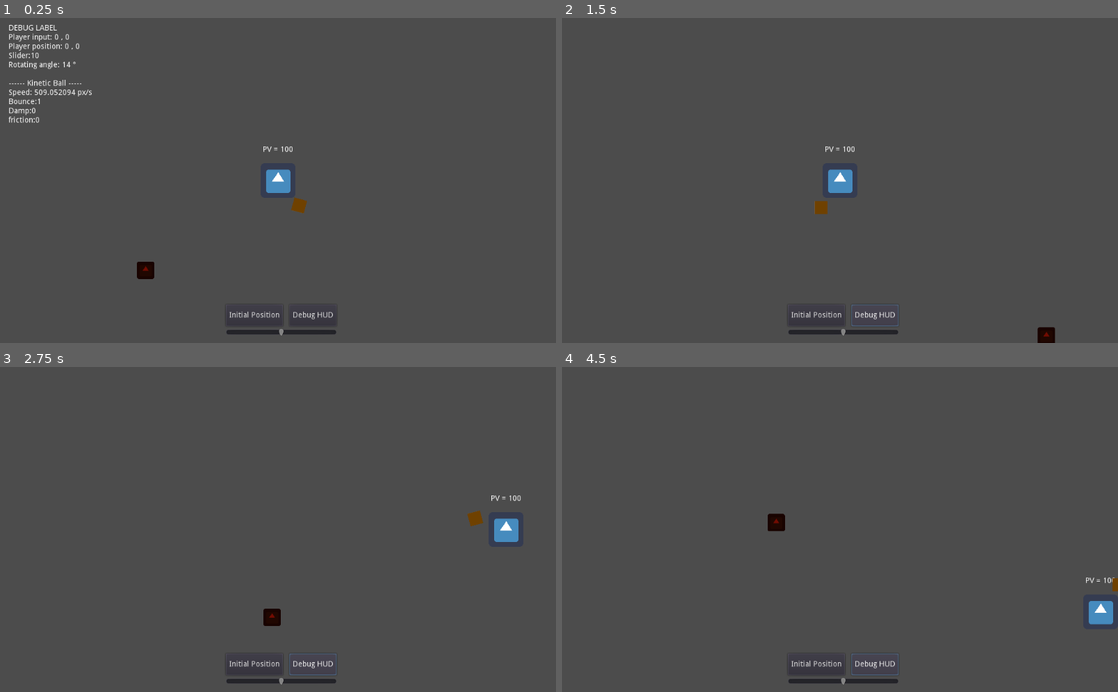
Above: before the commit, frames 1-4 (two rows, left to right).
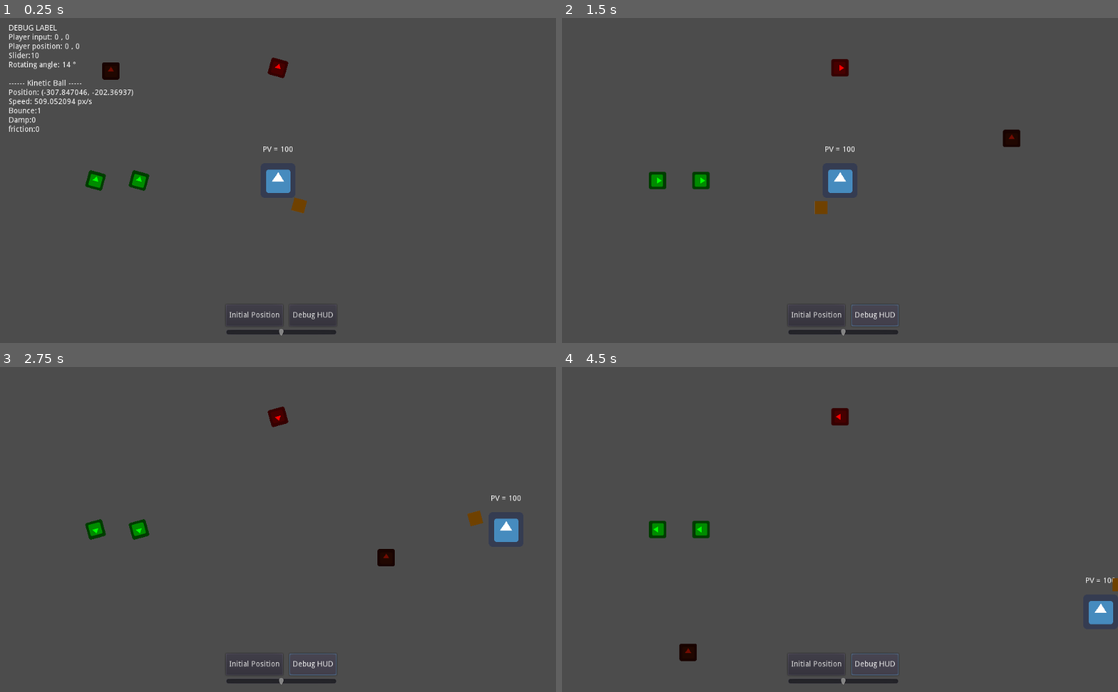
Above: after the commit, the same moments.

Repository: Florian-DELRIEU/Godot-Test
Game: Godot game, scene res://Scenes/MainNode.tscn
Two runs of this game, one before a commit and one after it. Both use one fixed random seed, a clock stepped at 60 frames per second and the inputs below. The engine's default icon, where the game draws it, is replaced by a stand-in: a white triangle on a blue panel in a dark square.
Inputs:
- Up to frame 1 (0.25 s): no input
- Up to frame 2 (1.5 s): click "Initial Position" at 0.5 s; click "Debug HUD" at 1.25 s
- Up to frame 3 (2.75 s): hold Right (ui_right) from 2.03 s (still down)
- Up to frame 4 (4.5 s): release Right (ui_right) at 2.78 s; hold Down (ui_down) 2.78-3.53 s; hold Right (ui_right) 3.53-4.28 s; hold Up (ui_up) from 4.28 s (still down)

The runs differ from the first frame. In frame 1, 1.4% of the frame differs, in the area x 1-52%, y 12-81%; in frame 2, 0.8%; in frame 3, 0.8%; in frame 4, 0.9%.

Commit message:
add item

Diff:
--- a/Scenes/Kineticball.tscn
+++ b/Scenes/Kineticball.tscn
@@ -1,13 +1,12 @@
 [gd_scene load_steps=4 format=2]
 
 [ext_resource path="res://Images/icon.png" type="Texture" id=1]
-[ext_resource path="res://Scenes/Kineticball.gd" type="Script" id=2]
+[ext_resource path="res://Scripts/Kineticball.gd" type="Script" id=2]
 
 [sub_resource type="RectangleShape2D" id=1]
 extents = Vector2( 32, 32 )
 
 [node name="Kineticball" type="RigidBody2D"]
-scale = Vector2( 0.5, 0.5 )
 gravity_scale = 0.0
 linear_velocity = Vector2( 500, 100 )
 script = ExtResource( 2 )
--- a/Scenes/MainNode.tscn
+++ b/Scenes/MainNode.tscn
@@ -1,10 +1,11 @@
-[gd_scene load_steps=6 format=2]
+[gd_scene load_steps=7 format=2]
 
 [ext_resource path="res://Images/Tiles01.png" type="Texture" id=1]
 [ext_resource path="res://Scripts/MainNode.gd" type="Script" id=2]
 [ext_resource path="res://Scripts/rotate_sprite.gd" type="Script" id=3]
 [ext_resource path="res://Scenes/Player.tscn" type="PackedScene" id=4]
 [ext_resource path="res://Scenes/Kineticball.tscn" type="PackedScene" id=5]
+[ext_resource path="res://Scenes/item.tscn" type="PackedScene" id=6]
 
 [node name="MainNode" type="Node2D"]
 script = ExtResource( 2 )
@@ -32,9 +33,6 @@
 frame = 1
 script = ExtResource( 3 )
 
-[node name="Kineticball" parent="." instance=ExtResource( 5 )]
-position = Vector2( -352, 144 )
-
 [node name="Camera2D" type="Camera2D" parent="."]
 current = true
 
@@ -46,6 +44,9 @@
 __meta__ = {
 "_edit_use_anchors_": false
 }
+
+[node name="Kineticball" parent="." instance=ExtResource( 5 )]
+position = Vector2( -416, -224 )
 
 [node name="HSplitContainer" type="HSplitContainer" parent="."]
 margin_left = -96.0
@@ -92,5 +93,16 @@
 [node name="CollisionPolygon2D2" type="CollisionPolygon2D" parent="Walls"]
 polygon = PoolVector2Array( -560, 336, -560, 304, 656, 304, 656, 336 )
 
+[node name="Node" type="Node" parent="."]
+
+[node name="item" parent="Node" instance=ExtResource( 6 )]
+
+[node name="item2" parent="Node" instance=ExtResource( 6 )]
+position = Vector2( -336, 0 )
+
+[node name="item3" parent="Node" instance=ExtResource( 6 )]
+position = Vector2( 0, -208 )
+item_type = 1
+
 [connection signal="pressed" from="HSplitContainer/Button" to="." method="InitialPose_button"]
 [connection signal="pressed" from="HSplitContainer/Button2" to="." method="Debug_pressed"]
--- a/Scenes/Player.tscn
+++ b/Scenes/Player.tscn
@@ -1,7 +1,7 @@
 [gd_scene load_steps=4 format=2]
 
 [ext_resource path="res://Images/icon.png" type="Texture" id=1]
-[ext_resource path="res://Scenes/Player.gd" type="Script" id=2]
+[ext_resource path="res://Scripts/Player.gd" type="Script" id=2]
 
 [sub_resource type="RectangleShape2D" id=1]
 extents = Vector2( 32, 32 )
--- /dev/null
+++ b/Scenes/item.tscn
@@ -0,0 +1,26 @@
+[gd_scene load_steps=5 format=2]
+
+[ext_resource path="res://Scripts/rotate_sprite.gd" type="Script" id=1]
+[ext_resource path="res://Images/icon.png" type="Texture" id=2]
+[ext_resource path="res://Scripts/item.gd" type="Script" id=3]
+
+[sub_resource type="CircleShape2D" id=1]
+radius = 16.0
+
+[node name="item" type="Area2D"]
+position = Vector2( -256, 0 )
+script = ExtResource( 3 )
+__meta__ = {
+"_edit_group_": true
+}
+
+[node name="Sprite" type="Sprite" parent="."]
+modulate = Color( 0.941176, 0.94902, 0.027451, 1 )
+scale = Vector2( 0.5, 0.5 )
+texture = ExtResource( 2 )
+script = ExtResource( 1 )
+
+[node name="CollisionShape2D" type="CollisionShape2D" parent="."]
+shape = SubResource( 1 )
+
+[connection signal="body_entered" from="." to="." method="Coins_touched"]
--- a/Scripts/MainNode.gd
+++ b/Scripts/MainNode.gd
@@ -17,6 +17,7 @@
 	Rotating angle: 	{} °
 
 	------ Kinetic Ball -----
+	Position: 			{}
 	Speed: 				{} px/s
 	Bounce:				{}
 	Damp:				{}
@@ -26,6 +27,7 @@
 		$Player.position.x,$Player.position.y,
 		$SpeedSlider.value,
 		$Player/Shell.angle,
+		$Kineticball.position,
 		$Kineticball.linear_velocity.length(),
 		$Kineticball.bounce,
 		$Kineticball.linear_damp,
--- /dev/null
+++ b/Scripts/item.gd
@@ -0,0 +1,21 @@
+extends Area2D
+enum type_item {COINS, COEUR}
+export (type_item) var item_type
+var txt
+
+func _ready():
+	match item_type:
+		type_item.COINS:
+			$Sprite.modulate = Color(0,1,0)
+			txt = "Coins"
+		type_item.COEUR:
+			$Sprite.modulate = Color(1,0,0)
+			txt = "Coeur"
+
+
+func Coins_touched(body):
+	if type_item.COINS:
+		print("add "+txt)
+	if type_item.COEUR:
+		print("add Coeur")
+	queue_free()  #delete node
Renamed: Scenes/Kineticball.gd -> Scripts/Kineticball.gd
